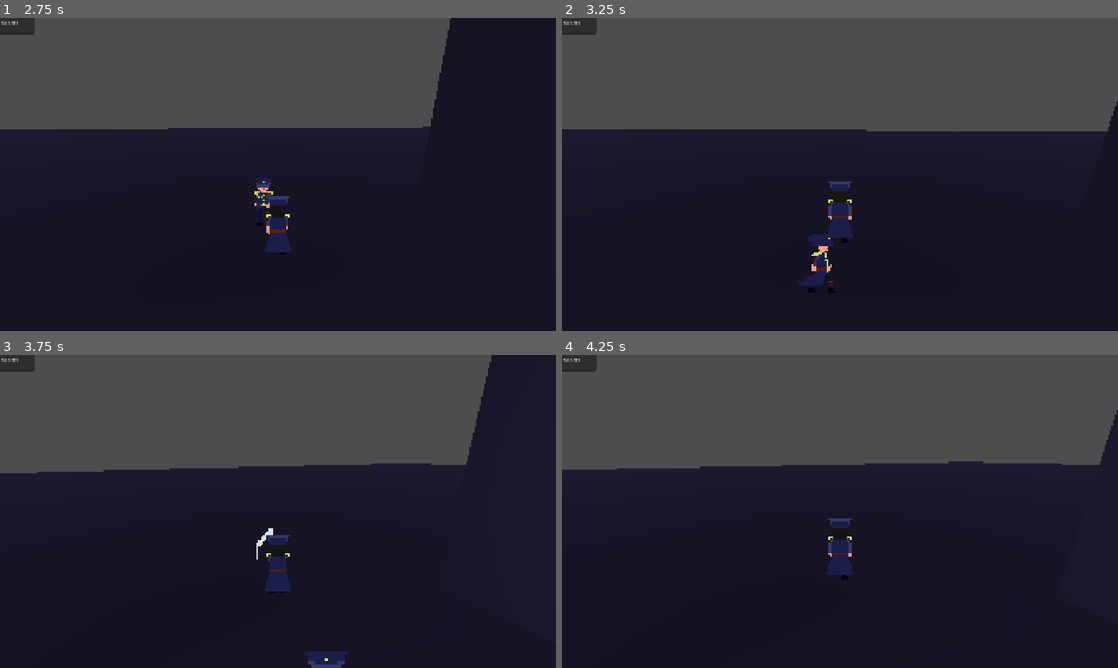
Above: before the commit, frames 1-4 (two rows, left to right).
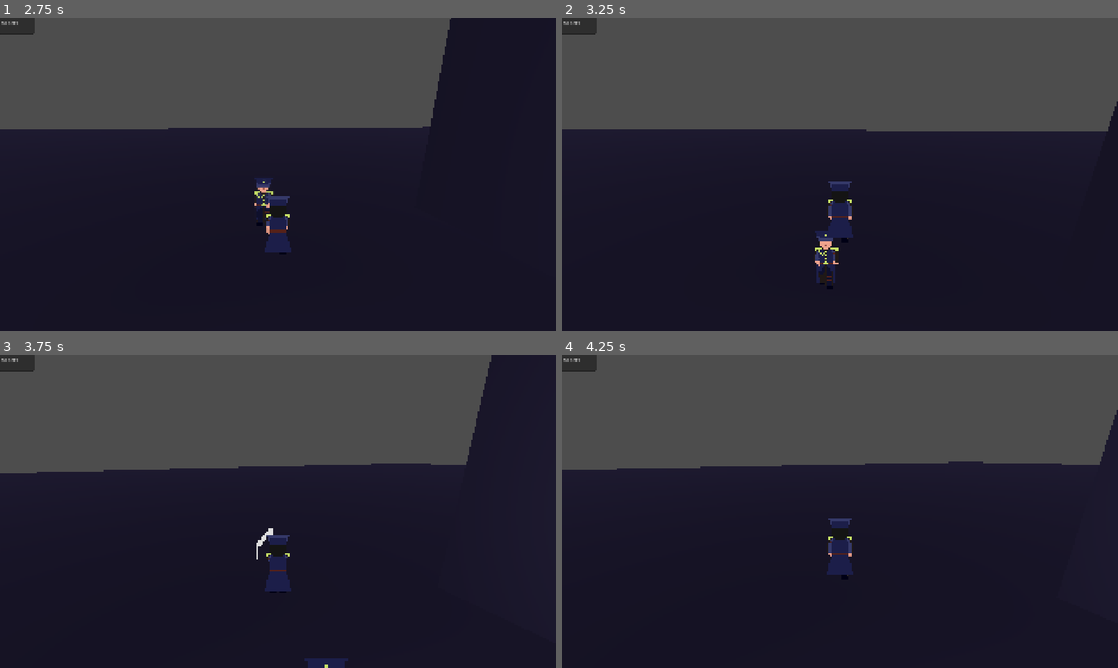
Above: after the commit, the same moments.

Repository: zenrythebard/dinamik_21_gamejam
Game: Godot game, scene res://test_assets/test_3d.tscn
The game is run twice, just before and just after one commit, with the same random seed, the same clock (stepped at 60 frames per second) and the same inputs. This scene is started directly instead of the project's main scene.
Inputs (mouse positions are in pixels of both pictures, inside the frame that each line leads up to):
- Up to frame 1 (2.75 s): tap Enter (ui_accept) at 0.5, 0.77, 1.52 s; move the mouse to (305, 174) at 0.52 s; hold W (walk_forward) from 0.53 s (still down); click (305, 174) at 0.6 s; move the mouse to (250, 174) at 1.27 s; tap Shift (dash) at 1.35 s; move the mouse to (289, 168) at 2.02 s; click (289, 168) at 2.1 s
- Up to frame 2 (3.25 s): keep holding W (walk_forward); move the mouse to (834, 180) at 2.77 s; tap Shift (dash) at 2.85 s; tap Enter (ui_accept) at 3.02 s
- Up to frame 3 (3.75 s): keep holding W (walk_forward); move the mouse to (316, 514) at 3.52 s; click (316, 514) at 3.6 s
- Up to frame 4 (4.25 s): keep holding W (walk_forward); tap Enter (ui_accept) at 3.77 s

Frame 1 is identical in both runs. In frame 2, 0.6% of the frame differs, in the area x 42-50%, y 68-86%; in frame 3, 0.3%; in frame 4, nothing differs.

Commit message:
animation fix

Diff:
--- a/test_assets/ninja.tscn
+++ b/test_assets/ninja.tscn
@@ -133,7 +133,7 @@
 
 [sub_resource type="Animation" id="Animation_x8nt6"]
 resource_name = "attack_backward"
-length = 0.05
+length = 0.39999999999999997
 tracks/0/type = "value"
 tracks/0/imported = false
 tracks/0/enabled = true
@@ -153,7 +153,7 @@
 tracks/1/interp = 1
 tracks/1/loop_wrap = true
 tracks/1/keys = {
-"times": PackedFloat32Array(0, 0.033),
+"times": PackedFloat32Array(0, 0.3),
 "transitions": PackedFloat32Array(1, 1),
 "update": 0,
 "values": [0, 3]
@@ -177,7 +177,7 @@
 tracks/3/interp = 1
 tracks/3/loop_wrap = true
 tracks/3/keys = {
-"times": PackedFloat32Array(0, 0.0048877746, 0.031281758, 0.03519198),
+"times": PackedFloat32Array(0, 0.0048877746, 0.26275647, 0.26666668),
 "transitions": PackedFloat32Array(1, 1, 1, 1),
 "update": 1,
 "values": [false, true, true, false]
@@ -185,7 +185,7 @@
 
 [sub_resource type="Animation" id="Animation_3388h"]
 resource_name = "attack_forward"
-length = 0.05
+length = 0.39999999999999997
 tracks/0/type = "value"
 tracks/0/imported = false
 tracks/0/enabled = true
@@ -205,7 +205,7 @@
 tracks/1/interp = 1
 tracks/1/loop_wrap = true
 tracks/1/keys = {
-"times": PackedFloat32Array(0, 0.03333333),
+"times": PackedFloat32Array(0, 0.3),
 "transitions": PackedFloat32Array(1, 1),
 "update": 0,
 "values": [0, 3]
@@ -229,7 +229,7 @@
 tracks/3/interp = 1
 tracks/3/loop_wrap = true
 tracks/3/keys = {
-"times": PackedFloat32Array(0, 0.0051050093, 0.030630056, 0.035409212),
+"times": PackedFloat32Array(0, 0.0051050093, 0.26188752, 0.26666668),
 "transitions": PackedFloat32Array(1, 1, 1, 1),
 "update": 1,
 "values": [false, true, true, false]
@@ -237,7 +237,7 @@
 
 [sub_resource type="Animation" id="Animation_bs657"]
 resource_name = "attack_side"
-length = 0.05
+length = 0.39999999999999997
 tracks/0/type = "value"
 tracks/0/imported = false
 tracks/0/enabled = true
@@ -257,7 +257,7 @@
 tracks/1/interp = 1
 tracks/1/loop_wrap = true
 tracks/1/keys = {
-"times": PackedFloat32Array(0, 0.033333335),
+"times": PackedFloat32Array(0, 0.3),
 "transitions": PackedFloat32Array(1, 1),
 "update": 0,
 "values": [0, 3]
@@ -281,7 +281,7 @@
 tracks/3/interp = 1
 tracks/3/loop_wrap = true
 tracks/3/keys = {
-"times": PackedFloat32Array(0, 0.0051050093, 0.030412821, 0.03464889),
+"times": PackedFloat32Array(0, 0.0051050093, 0.2624306, 0.26666668),
 "transitions": PackedFloat32Array(1, 1, 1, 1),
 "update": 1,
 "values": [false, true, true, false]
@@ -289,7 +289,7 @@
 
 [sub_resource type="Animation" id="Animation_o1qfp"]
 resource_name = "attack_right"
-length = 0.05
+length = 0.39999999999999997
 tracks/0/type = "value"
 tracks/0/imported = false
 tracks/0/enabled = true
@@ -309,7 +309,7 @@
 tracks/1/interp = 1
 tracks/1/loop_wrap = true
 tracks/1/keys = {
-"times": PackedFloat32Array(0, 0.033333335),
+"times": PackedFloat32Array(0, 0.3),
 "transitions": PackedFloat32Array(1, 1),
 "update": 0,
 "values": [0, 3]
@@ -333,7 +333,7 @@
 tracks/3/interp = 1
 tracks/3/loop_wrap = true
 tracks/3/keys = {
-"times": PackedFloat32Array(0, 0.005430861, 0.0296525, 0.03508336),
+"times": PackedFloat32Array(0, 0.005430861, 0.26123583, 0.26666668),
 "transitions": PackedFloat32Array(1, 1, 1, 1),
 "update": 1,
 "values": [false, true, true, false]
